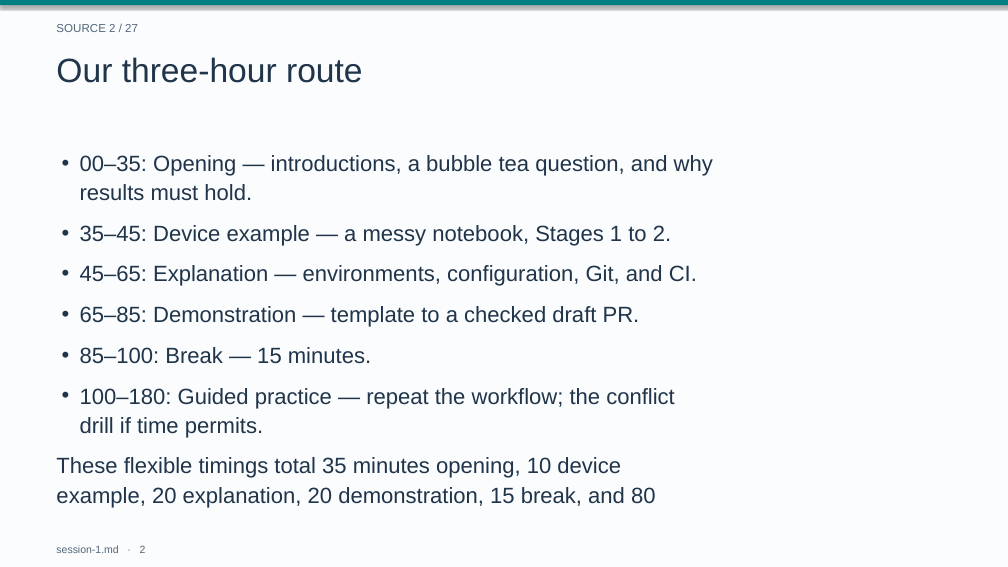
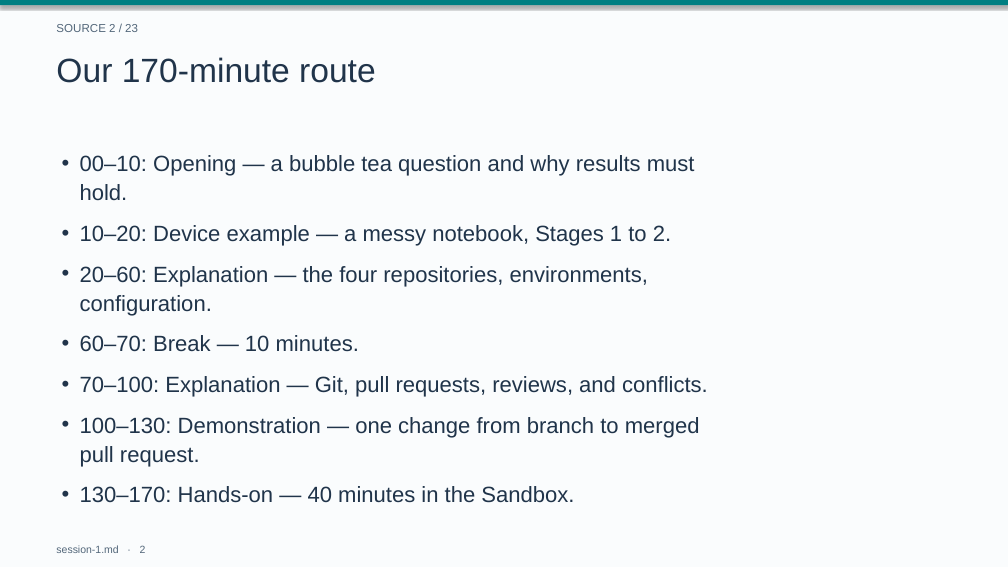
Before and after one commit to drweihungpan-lab/3R-teaching, a slide deck: slide 2 of materials/slides/session-1.pptx. Drawn at 1008x567 pixels with LibreOffice and Linux fonts; fonts in the diff are those of the drawing. Boxes give left, top, right and bottom in pixels: in the first picture for what was removed or moved away, otherwise in the second. Text is boxed around its words. In the diff, an @@ line names an element or a change of style, - is before the commit and + after.

```diff
--- a/materials/slides/session-1.pptx
+++ b/materials/slides/session-1.pptx
@@ text at bbox=[56, 24, 138, 32]: text changed @@
-SOURCE 2 / 27
+SOURCE 2 / 23
@@ text at bbox=[56, 57, 376, 83]: text changed @@
-Our three-hour route
+Our 170-minute route
@@ text at bbox=[80, 155, 695, 201]: text changed @@
-• 00–35: Opening — introductions, a bubble tea question, and why
-  results must hold.
+• 00–10: Opening — a bubble tea question and why results must
+  hold.
@@ text at bbox=[80, 225, 671, 246]: text changed @@
-• 35–45: Device example — a messy notebook, Stages 1 to 2.
+• 10–20: Device example — a messy notebook, Stages 1 to 2.
@@ text at bbox=[80, 266, 648, 316]: text changed @@
-• 45–65: Explanation — environments, configuration, Git, and CI.
+• 20–60: Explanation — the four repositories, environments,
+  configuration.
@@ text at bbox=[80, 335, 359, 352]: text changed @@
-• 65–85: Demonstration — template to a checked draft PR.
+• 60–70: Break — 10 minutes.
@@ text at bbox=[80, 376, 708, 397]: text changed @@
-• 85–100: Break — 15 minutes.
+• 70–100: Explanation — Git, pull requests, reviews, and conflicts.
@@ text at bbox=[80, 417, 700, 467]: text changed @@
-• 100–180: Guided practice — repeat the workflow; the conflict
-  drill if time permits.
+• 100–130: Demonstration — one change from branch to merged
+  pull request.
@@ text at bbox=[80, 486, 574, 503]: text changed @@
-These flexible timings total 35 minutes opening, 10 device
-example, 20 explanation, 20 demonstration, 15 break, and 80
+• 130–170: Hands-on — 40 minutes in the Sandbox.
```
Also in this commit, not shown: 19 other slides changed, 9 slides added, 17 slides removed, 3 other files.
